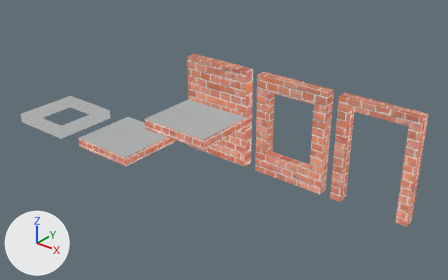
The glTF model src/shared/buildings/assets/models/tenement_house_tiles.glb: old version first, new version second.
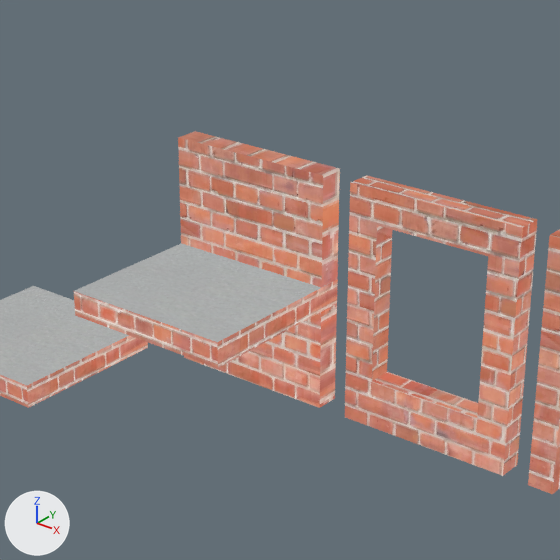
There are two pictures of each version: one whole from a camera (50 mm lens) standing at (16.34, -11.81, 8.4) and looking at (6.48, 0.51, 0.76), one close up on the part from 26% to 77% of the width and 0% to 82% of the height. The axes (+X, +Y, +Z) are drawn at lower left. The lights are the same throughout. The older version's two pictures come first.

Objects in the first close-up: 'Door', 'Floor', 'Floor.001', 'Wall', 'Window'.
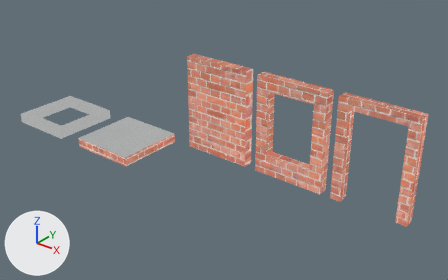
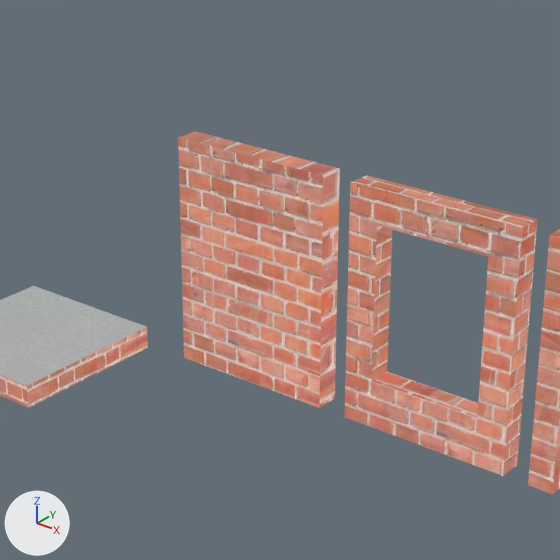
Pixel boxes (x1, y1, x2, y2) of what changed, in the close-ups (560 x 560 px):
'Floor.001', deleted
    before: (74, 243, 338, 368)

The edits, one by one:
Object 'Floor.001' (ob_floor_001) is deleted.
